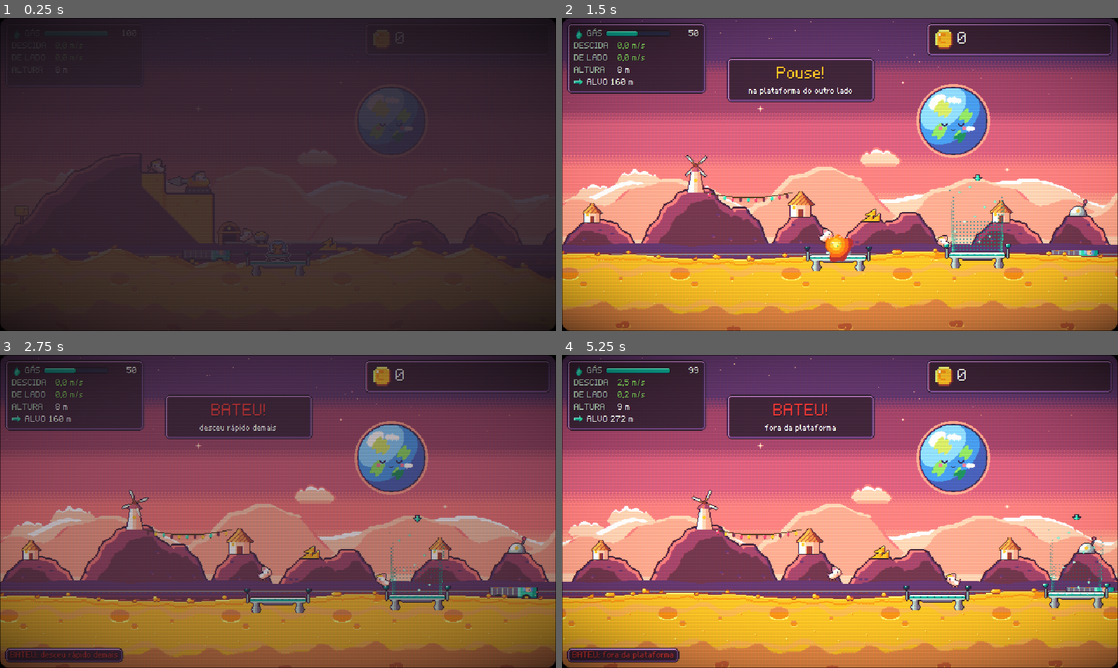
Above: before the commit, frames 1-4 (two rows, left to right).
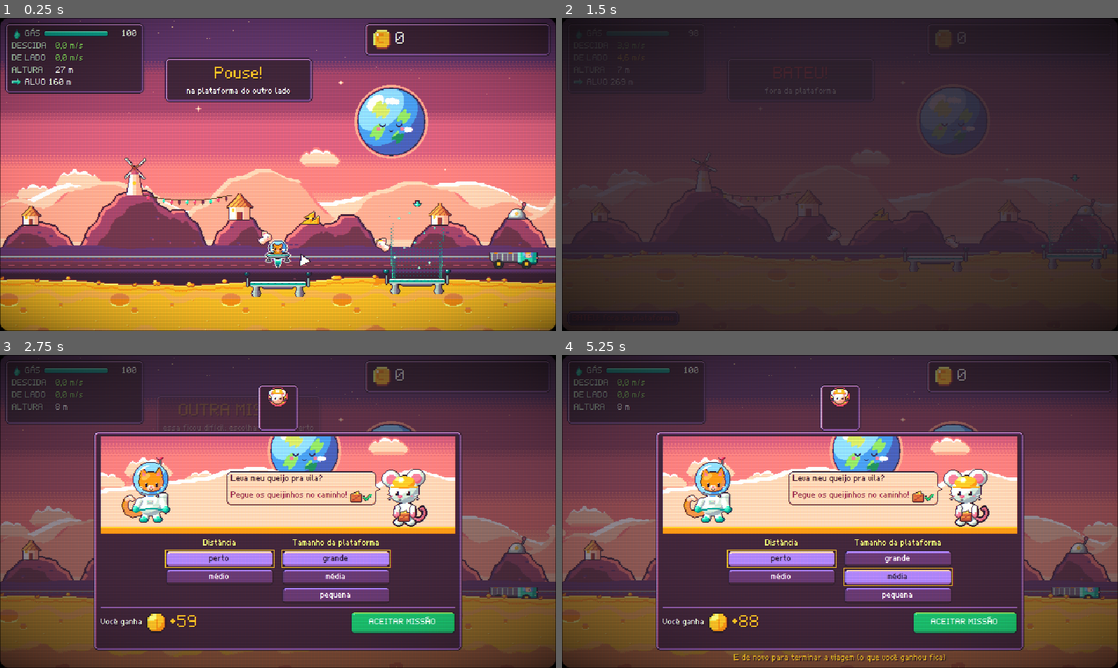
Above: after the commit, the same moments.

Repository: valdersonjr/incremental-lander
Game: Godot game, scene res://tests/integration/onboarding_flow.tscn
Two runs of this game, one before a commit and one after it. Both use one fixed random seed, a clock stepped at 60 frames per second and the inputs below. This scene is started directly instead of the project's main scene.
Inputs (mouse positions are in pixels of both pictures, inside the frame that each line leads up to):
- Up to frame 1 (0.25 s): no input
- Up to frame 2 (1.5 s): tap Enter (confirm) at 0.5 s; move the mouse to (962, 158) at 0.52 s; hold D (rotate_right) 0.53-1.25 s; hold E (end_run) 0.53-1.25 s; click (962, 158) at 0.67 s; tap Space at 0.77, 1.07 s; drag from (728, 190) to (812, 237) at 1.27 s
- Up to frame 3 (2.75 s): move the mouse to (333, 442) at 2.02 s; hold D (rotate_right) from 2.03 s (still down); hold E (end_run) from 2.03 s (still down)
- Up to frame 4 (5.25 s): release D (rotate_right) at 2.75 s; release E (end_run) at 2.75 s; drag from (812, 574) to (673, 464) at 2.77 s; move the mouse to (1006, 558) at 3.52 s; hold A (rotate_left) 3.53-4.25 s; hold Q (tab_prev) 3.53-4.25 s; tap Space at 3.77, 4.07 s; tap E (end_run) at 3.8 s; drag from (673, 464) to (756, 433) at 4.27 s; move the mouse to (867, 511) at 5.02 s; hold Down (ui_down) from 5.03 s (still down); hold E (end_run) from 5.03 s (still down); tap 1 at 5.1 s; click (867, 511) at 5.17 s

The runs differ from the first frame. In frame 1, 86% of the frame differs, in the area x 0-100%, y 0-100%; in frame 2, 89%; in frame 3, 67%; in frame 4, 89%.

Commit message:
Corrige loop do aprendiz: missao dificil demais volta ao cartao depois de 2 tentativas
O jogador escolhia uma missao que nao conseguia fazer e a batida de aprendiz repetia o mesmo salto para sempre.
Agora o salto repete no maximo onboarding.retries_per_hop (2) vezes (sem gas = nenhuma); depois a nave volta para a
partida com o gas do comeco do salto e o cartao abre ('OUTRA MISSAO!'). Aprendiz sem pedido ao alcance acaba o run.
Teste onboarding_flow cobre o caso.

Co-Authored-By: Claude Opus 5.5 <noreply@anthropic.com>
Claude-Session: https://claude.ai/code/session_01JhKCi9Us7j2H5LJGQ5fDNT

Diff:
--- a/data/world.json
+++ b/data/world.json
@@ -832,7 +832,7 @@
     }
   },
   "onboarding": {
-    "notes": "2026-10-08 (auditoria dos primeiros minutos, r …(1151 unchanged characters)…  de meter_alt_m descendo (todo jogador).",
+    "notes": "2026-10-08 (auditoria dos primeiros minutos, r …(1151 unchanged characters)…  de meter_alt_m descendo (todo jogador). Correcao 2026-10-08 (bug do loop: missao dificil demais prendia o aprendiz): o mesmo salto repete no maximo retries_per_hop vezes (sem gas = nenhuma); depois a nave volta para a partida com o gas do comeco do salto e o cartao de missoes abre de novo ('OUTRA MISSAO!'); aprendiz sem nenhum pedido ao alcance acaba o run (sem gas).",
     "apprentice_stars": 5,
     "first_hop": {
       "distance_m": 160.0,
@@ -845,6 +845,7 @@
     "hint_idle_s": 2.5,
     "rotate_after_s": 2.5,
     "meter_alt_m": 60.0,
-    "retry_fade_s": 0.35
+    "retry_fade_s": 0.35,
+    "retries_per_hop": 2
   }
 }
--- a/game/flight/flight.gd
+++ b/game/flight/flight.gd
@@ -204,6 +204,20 @@
 	lander.reset_physics_interpolation()
 	begin_mission(_last_mission[0], _last_mission[1], _last_mission[2], _last_mission[3], _last_mission[4],
 			_last_mission[5])
+
+
+## Aprendiz que nao conseguiu o salto: nave nova parada na partida do mapa atual, com o gas do comeco do salto e sem
+## alvo (o cartao de missoes abre por cima; a missao escolhida gera o mapa novo).
+func reset_to_start(gas: float) -> void:
+	lander.setup(stats, _planet_spec(planet_id), terrain.pads)
+	set_fatigue(fatigue)
+	lander.gas = gas
+	lander.visible = true
+	lander.can_takeoff = false
+	current_pad_id = 0
+	target_pad_id = -1
+	terrain.target_pad_id = -1
+	_place_on_start_pad()
 
 
 ## Cansaco do run (v15, RunState.fatigue): a missao gasta fatigue x o gas normal (motor igual, eficiencia / fatigue);
--- a/game/hud/hud.gd
+++ b/game/hud/hud.gd
@@ -338,6 +338,12 @@
 		_show_toast(verb, text, &"MoneyLabel")
 
 
+## Aprendiz: o salto nao deu depois das tentativas; o cartao abre para escolher outra missao.
+func show_other_mission() -> void:
+	_show_toast("OUTRA MISSÃO!", "essa ficou difícil: escolha uma mais perto", &"MoneyLabel")
+	_set_status(_idle_status())
+
+
 ## Aprendiz: a nave bateu (ou o gas acabou) e o mesmo salto recomeca. Aviso animador + o jeito de acertar.
 func show_retry(reason: String) -> void:
 	_show_toast("TENTE DE NOVO!", UiKit.crash_tip(reason), &"MoneyLabel")
--- a/game/main.gd
+++ b/game/main.gd
@@ -41,6 +41,8 @@
 ## mesmo salto de novo com ele) e se o salto e o 1o do jogo (ja aceito, relevo baixo, sem minijogo).
 var _hop_gas := 0.0
 var _first_hop := false
+var _retries := 0                                  # tentativas repetidas do salto atual (aprendiz)
+var _no_auto_hop := false                          # o aprendiz desistiu do 1o salto: escolhe no cartao
 ## Segundos restantes para o 2o toque de R confirmar o reinicio no meio de um salto.
 var _restart_armed := 0.0
 const CONFIRM_SECONDS := 2.0
@@ -271,6 +273,7 @@
 	_world_map.visible = false
 	_worlds_before = GameState.worlds().size()
 	_first_hop = false
+	_no_auto_hop = false
 	_clear_run()
 	var stats := GameState.ship_stats()
 	_run = RunState.create(GameState.current_planet, stats, _run_seed, GameState.missions_unlocked(),
@@ -329,7 +332,11 @@
 	if _run.over:
 		_end_run()
 		return
-	if GameState.first_hop() and _run.deliveries.is_empty() and not _demo:   # 1o salto do jogo: ja aceito (C1)
+	if GameState.apprentice() and not _demo and not _run.can_continue(gas):   # aprendiz sem saida: acaba o run
+		_run.finish("sem_gas")
+		_end_run()
+		return
+	if GameState.first_hop() and _run.deliveries.is_empty() and not _demo and not _no_auto_hop:   # 1o salto (C1)
 		var first := _first_simple_offer()
 		if first >= 0:
 			_first_hop = true
@@ -365,6 +372,7 @@
 	_offers.visible = false
 	var m := _run.taken_mission
 	_hop_gas = _flight.lander.gas
+	_retries = 0
 	_flight.gentle = _first_hop
 	_flight.minigame_on = (GameState.shows_minigame() or _demo) and not _first_hop
 	_flight.apprentice = GameState.apprentice() and not _demo
@@ -464,9 +472,13 @@
 
 
 ## Aprendiz (world.json > onboarding): a batida (ou o gas que acabou) nao acaba o run. A tela escurece, a nave volta
-## para a partida do MESMO salto com o gas do comeco dele, e o aviso diz o jeito de acertar.
+## para a partida do MESMO salto com o gas do comeco dele, e o aviso diz o jeito de acertar. Depois de retries_per_hop
+## repeticoes (ou sem gas) o salto nao repete mais: a nave volta para a partida e o cartao abre para escolher outra
+## missao (missao dificil demais nunca prende o jogador).
 func _retry_hop(reason: String) -> void:
-	Telemetry.event("retry", reason)
+	_retries += 1
+	var give_up := reason == "sem_gas" or _retries > int(WorldConfig.load_config()["onboarding"]["retries_per_hop"])
+	Telemetry.event("give_up" if give_up else "retry", reason)
 	var fade_s := float(WorldConfig.load_config()["onboarding"]["retry_fade_s"])
 	var flight := _flight
 	var tw := _fade.create_tween()
@@ -475,8 +487,16 @@
 	await tw.finished
 	if flight != _flight or _run == null or _run.over:         # o run acabou/recomecou durante a tela escura
 		return
-	_flight.retry_mission(_hop_gas)
-	_hud.show_retry(reason)
+	if give_up:
+		_retries = 0
+		_first_hop = false
+		_no_auto_hop = true
+		_flight.reset_to_start(_hop_gas)
+		_hud.show_other_mission()
+		_show_offers()
+	else:
+		_flight.retry_mission(_hop_gas)
+		_hud.show_retry(reason)
 	_fade.create_tween().tween_property(_fade, "modulate:a", 0.0, fade_s)
 
 
--- a/tests/integration/onboarding_flow.gd
+++ b/tests/integration/onboarding_flow.gd
@@ -1,7 +1,7 @@
 ## Teste de integracao dos PRIMEIROS MINUTOS (auditoria FTUE, 2026-10-08; world.json > onboarding), numa pasta propria
 ## (user://itest_onboarding). Jogo novo comeca voando no 1o salto ja aceito (perto, relevo baixo, sem minijogo) ->
 ## aprendiz bate e tenta o mesmo salto de novo (run continua, gas do comeco do salto) -> pouso devagar fora da
-## plataforma para no chao -> fim do run com dinheiro vai para a NAVE (so PECAS, sem x10/MAX) -> Mapa mostra moedas e
+## plataforma para no chao -> falhou o limite de tentativas: volta ao cartao de missoes -> fim do run com dinheiro vai para a NAVE (so PECAS, sem x10/MAX) -> Mapa mostra moedas e
 ## "!" na NAVE -> veterano que bate acaba o run. Imprime ONBOARDING_TEST OK ou FALHOU.
 extends Node
 
@@ -11,7 +11,8 @@
 
 
 func _ready() -> void:
-	SaveManager.enabled = true
+	Engine.time_scale = 4.0                                    # explosoes/telas escuras/descidas 4x (cabe nos 600 quadros
+	SaveManager.enabled = true                                 # do gdtool test; a fisica roda os mesmos passos)
 	SaveManager.set_dir("user://itest_onboarding")
 	for n in range(1, SaveManager.SLOTS + 1):
 		SaveManager.delete_slot(n)
@@ -35,7 +36,7 @@
 	flight.lander.state = Lander.State.FLYING
 	flight.lander.gas = gas0 * 0.5
 	flight.lander.crash_now("vertical_rapido")
-	await _frames(150)                                         # explosao + tela escura + nave descendo de novo
+	await _until(func() -> bool: return main._retries == 1 and flight.lander.visible)   # explosao + tela escura
 	_check(not main._run.over, "aprendiz: batida nao deveria acabar o run")
 	_check(main._flight == flight and flight.lander.visible, "aprendiz: a nave volta")
 	_check(is_equal_approx(flight.lander.gas, gas0), "aprendiz: gas do comeco do salto (%.1f / %.1f)" % [
@@ -52,9 +53,24 @@
 	l.global_position = Vector2(x, TerrainGen.height_at(flight.terrain.ridge, x) - 12.0)
 	var crashed := [false]
 	l.crashed.connect(func(_r: String, _i: Dictionary) -> void: crashed[0] = true)
-	await _frames(120)
+	await _until(func() -> bool: return crashed[0] or l.state != Lander.State.FLYING)
 	_check(not crashed[0] and l.state == Lander.State.LANDED, "pouso devagar fora: parou no chao (estado %s)" % [
 			Lander.State.keys()[l.state]])
+	# bug do loop (2026-10-08): o aprendiz que falha o mesmo salto de novo e de novo volta ao cartao de missoes
+	var tries := int(WorldConfig.load_config()["onboarding"]["retries_per_hop"])
+	for k in tries:                                            # 1a batida ja foi; mais `tries` = passou do limite
+		await _wait_ready(main)
+		flight.lander.state = Lander.State.FLYING
+		var before: int = main._retries
+		flight.lander.crash_now("fora_da_plataforma")
+		await _until(func() -> bool: return main._offers.visible or (main._retries > before and flight.lander.visible))
+	_check(not main._run.over and main._offers.visible, "depois das tentativas: cartao de missoes (nao repete mais)")
+	_check(is_equal_approx(flight.lander.gas, gas0) and flight.lander.visible
+			and flight.lander.state == Lander.State.LANDED, "de volta na partida com o gas do comeco do salto")
+	_check(flight.target_pad_id < 0, "sem alvo enquanto escolhe")
+	main._on_offer_chosen(0)                                   # escolheu outra: voa normalmente
+	await _wait_ready(main)
+	_check(main._retries == 0 and not main._run.over, "missao nova zera as tentativas")
 	# fim do run com dinheiro para uma peca: CONTINUAR vai para a NAVE (1a visita: so PECAS, x1)
 	GameState.resources["credits"] = 100.0
 	main._run.finish("sem_gas")
@@ -78,8 +94,9 @@
 	await _wait_ready(main)
 	main._flight.lander.state = Lander.State.FLYING
 	main._flight.lander.crash_now("vertical_rapido")
-	await _frames(90)
+	await _until(func() -> bool: return main._run.over)
 	_check(main._run.over, "veterano: batida acaba o run")
+	Engine.time_scale = 1.0
 	print("ONBOARDING_TEST ", "OK" if _fails.is_empty() else "FALHOU " + "; ".join(_fails))
 	get_tree().quit()
 
@@ -94,6 +111,14 @@
 			return
 
 
+## Espera ate cond() ficar verdadeira (no maximo limit quadros).
+func _until(cond: Callable, limit: int = 240) -> void:
+	for i in limit:
+		await get_tree().process_frame
+		if cond.call():
+			return
+
+
 func _check(cond: bool, msg: String) -> void:
 	if not cond:
 		_fails.append(msg)
Not shown, changed: .claude/skills/godot-dev/scripts/ftue.py
Not shown, changed: docs/ARCHITECTURE.md
Not shown, changed: docs/DECISIONS.md
Not shown, changed: docs/GDD.md
Not shown, changed: docs/HANDOFF.md
